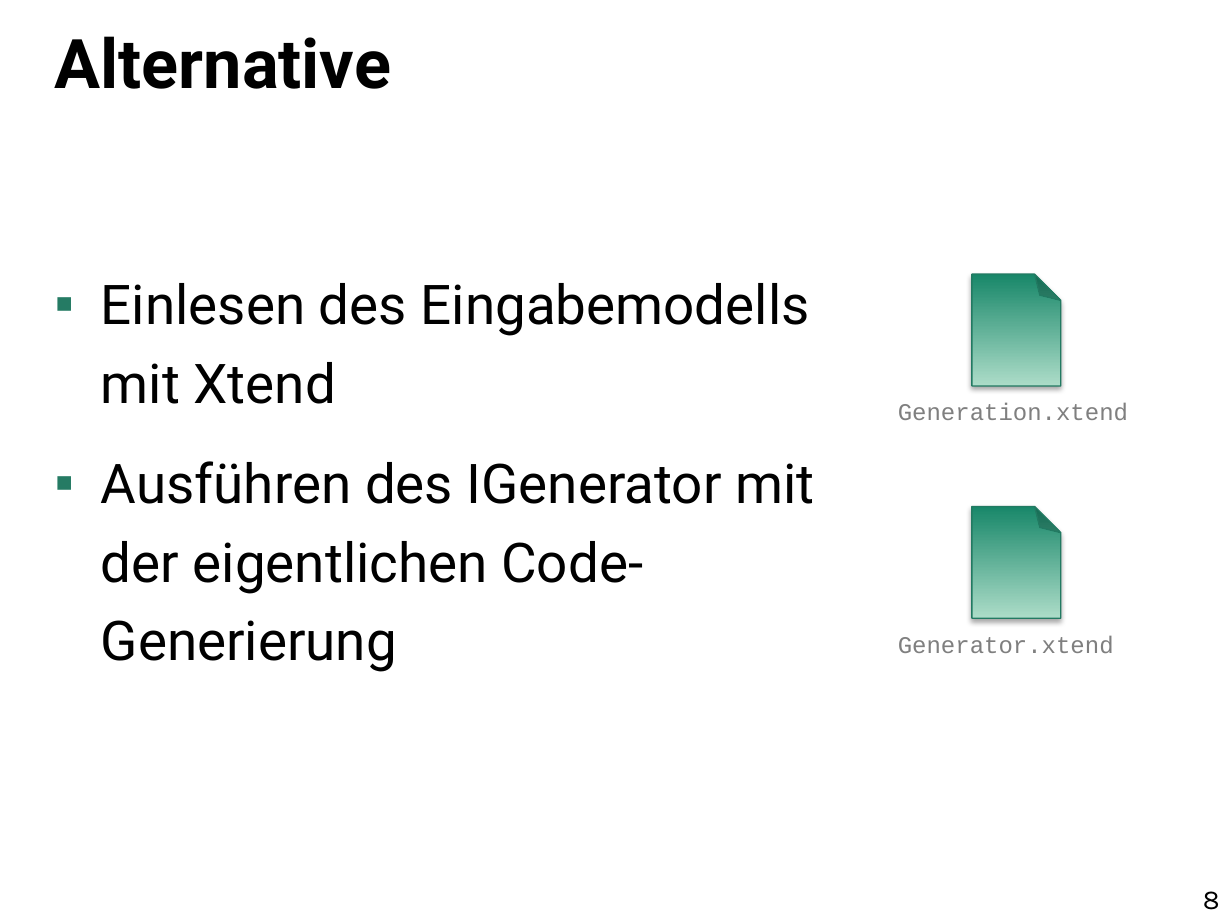
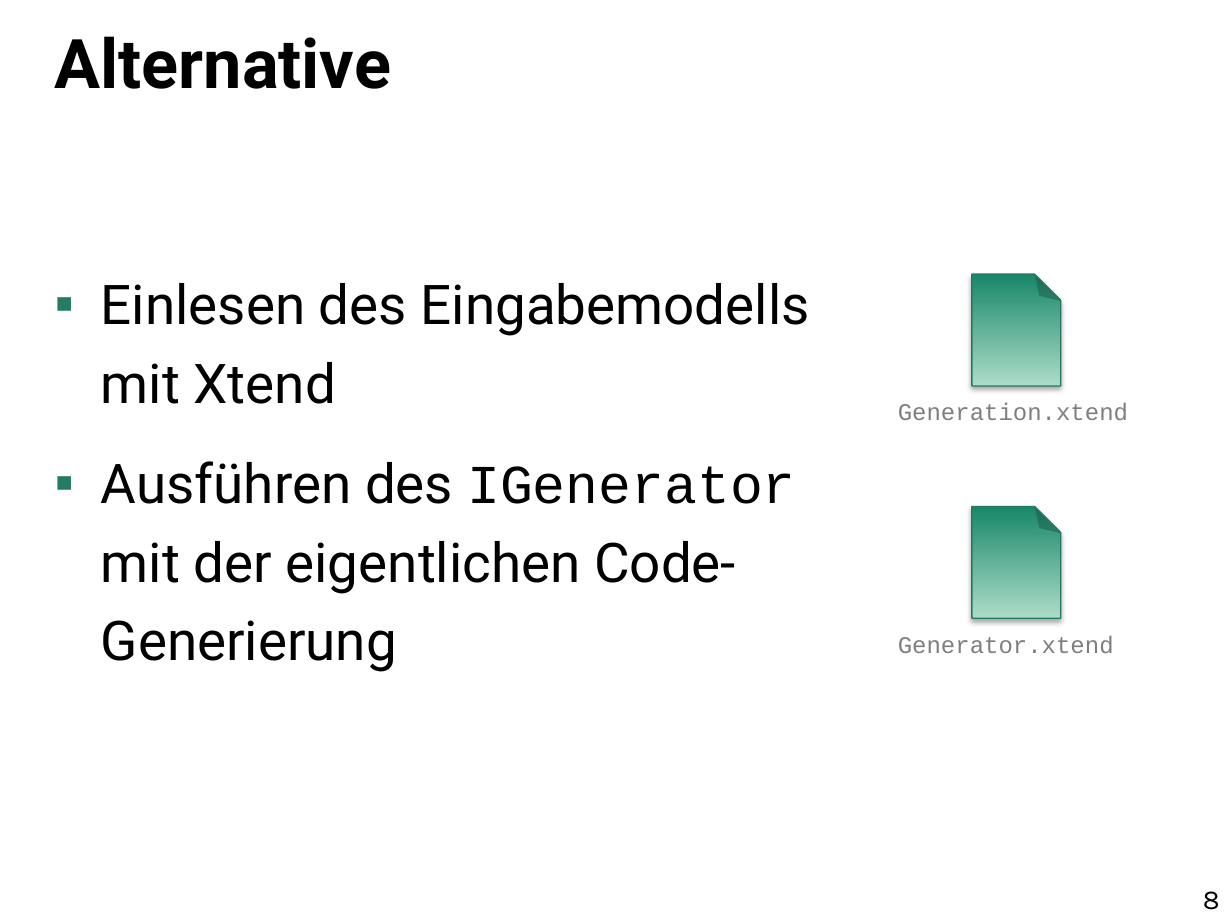
Before and after one commit to uwecl/MDSD-Praktikum, a slide deck: slide 8 of presentation/MDSD-Abschlusspraesentation.pptx. Drawn at 1232x924 pixels with LibreOffice and Linux fonts; fonts in the diff are those of the drawing. Boxes give left, top, right and bottom in pixels: in the first picture for what was removed or moved away, otherwise in the second. Text is boxed around its words. In the diff, an @@ line names an element or a change of style, - is before the commit and + after.

```diff
--- a/presentation/MDSD-Abschlusspraesentation.pptx
+++ b/presentation/MDSD-Abschlusspraesentation.pptx
@@ text at [101,461,796,672]: font Roboto to Courier New in "IGenerator" @@
```
Also in this commit, not shown: 5 other slides changed.
